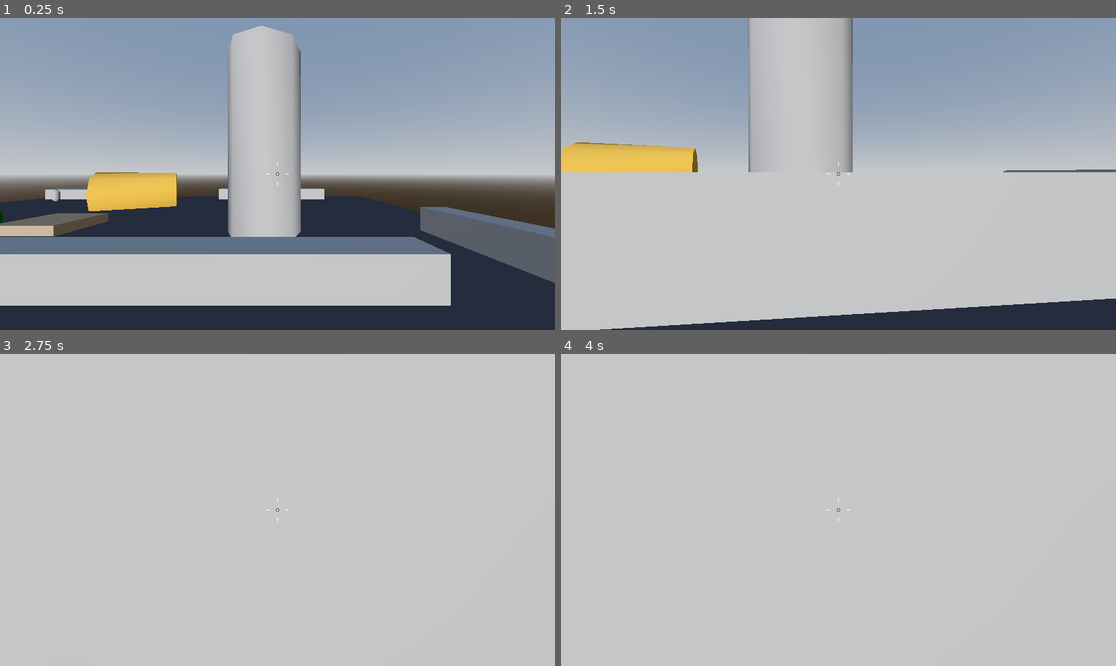
Above: before the commit, frames 1-4 (two rows, left to right).
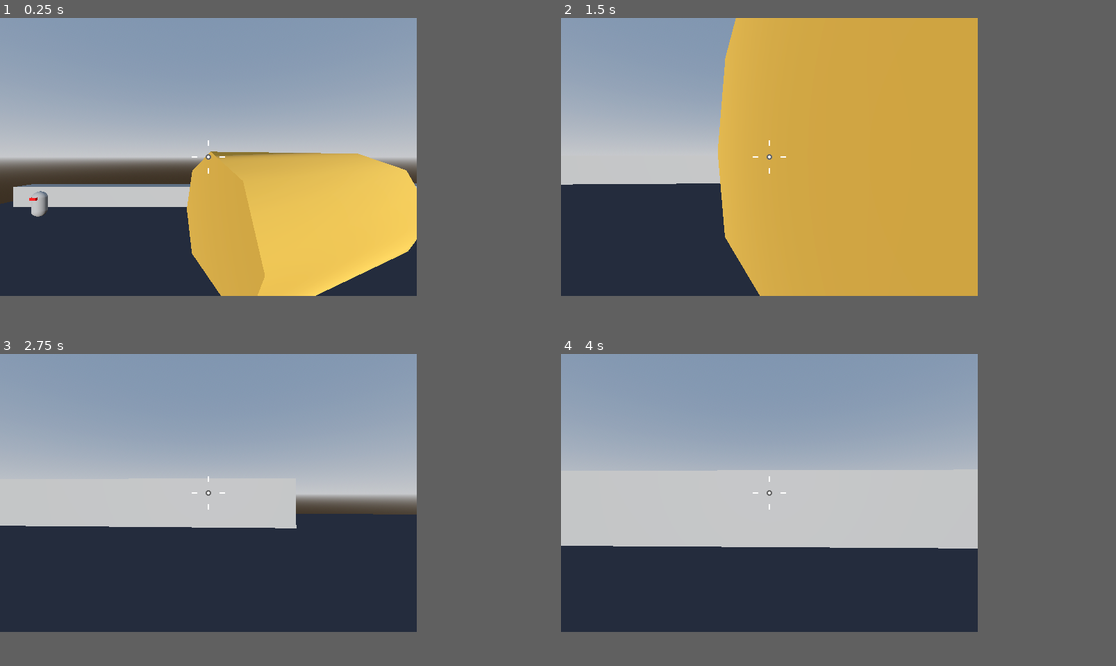
Above: after the commit, the same moments.

Repository: tiagoskaterock/robo-rampage-3d
Game: Godot game, scene res://Levels/Sandbox.tscn
Same seed, same stepped clock (60 frames per second), same inputs: the game is played once before the commit and once after it.
Inputs (mouse positions are in pixels of both pictures, inside the frame that each line leads up to):
- Up to frame 1 (0.25 s): no input
- Up to frame 2 (1.5 s): move the mouse to (832, 180) at 0.52 s; hold Keypad 5 (up) from 0.53 s (still down); tap Keypad 0 (jump) at 0.77 s; move the mouse to (877, 177) at 1.27 s
- Up to frame 3 (2.75 s): keep holding Keypad 5 (up); tap Keypad 0 (jump) at 1.52 s; move the mouse to (233, 506) at 2.02 s
- Up to frame 4 (4 s): move the mouse to (844, 510) at 2.77 s; release Keypad 5 (up) at 2.78 s; hold Keypad 1 (left) 2.78-3.53 s; tap Keypad 0 (jump) at 3.02, 3.77 s; move the mouse to (816, 503) at 3.52 s; hold Keypad 5 (up) from 3.53 s (still down)
In our replay, the window is 799x449 before the commit and 600x400 after it. These sizes can differ from the game's own. Grey fills any space a smaller window leaves; there, only what the larger window draws over its background counts as a difference.

The runs differ from the first frame. In frame 1, 58% of the frame differs, in the area x 0-100%, y 0-93%; in frame 2, 68%, in the area x 0-100%, y 0-100%; in frame 3, 55%; in frame 4, 48%.

Commit message:
76. Enemy Attacks

Diff:
--- a/Enemy/enemy.gd
+++ b/Enemy/enemy.gd
@@ -10,6 +10,7 @@
 var player
 var provoked := false
 var aggro_range := 12.0
+@export var attack_range := 1.5
 
 func _ready():
 	player = get_tree().get_first_node_in_group("player")
@@ -31,10 +32,14 @@
 
 	var distance = global_position.distance_to(player.global_position)
 
-	if(distance <= aggro_range):
+	if distance <= aggro_range:
 		provoked = true
 
+	if provoked and distance < attack_range:
+		attack()
+
 	if direction:
+		look_at_target(direction)
 		velocity.x = direction.x * SPEED
 		velocity.z = direction.z * SPEED
 	else:
@@ -42,3 +47,13 @@
 		velocity.z = move_toward(velocity.z, 0, SPEED)
 
 	move_and_slide()
+
+
+func look_at_target(direction: Vector3) -> void:
+	var ajusted_direction = direction
+	ajusted_direction.y = 0
+	look_at(global_position + ajusted_direction, Vector3.UP, true)
+
+
+func attack():
+	print('attack')
--- a/Enemy/enemy.tscn
+++ b/Enemy/enemy.tscn
@@ -1,10 +1,16 @@
-[gd_scene load_steps=4 format=3 uid="uid://dfqplfjus60wo"]
+[gd_scene load_steps=6 format=3 uid="uid://dfqplfjus60wo"]
 
 [ext_resource type="Script" path="res://Enemy/enemy.gd" id="1_laue8"]
 
 [sub_resource type="CapsuleMesh" id="CapsuleMesh_6fnj5"]
 
 [sub_resource type="CapsuleShape3D" id="CapsuleShape3D_ep5en"]
+
+[sub_resource type="StandardMaterial3D" id="StandardMaterial3D_5ml5d"]
+albedo_color = Color(1, 0, 0, 1)
+
+[sub_resource type="BoxMesh" id="BoxMesh_2ilac"]
+size = Vector3(0.5, 0.2, 0.2)
 
 [node name="Enemy" type="CharacterBody3D"]
 script = ExtResource("1_laue8")
@@ -18,3 +24,8 @@
 [node name="NavigationAgent3D" type="NavigationAgent3D" parent="."]
 debug_enabled = true
 debug_path_custom_color = Color(0.414641, 0.146051, 0.116139, 1)
+
+[node name="Visor" type="MeshInstance3D" parent="."]
+transform = Transform3D(1, 0, 0, 0, 1, 0, 0, 0, 1, 0, 0.5, 0.5)
+material_override = SubResource("StandardMaterial3D_5ml5d")
+mesh = SubResource("BoxMesh_2ilac")
--- a/Levels/Sandbox.tscn
+++ b/Levels/Sandbox.tscn
@@ -44,7 +44,7 @@
 [node name="DirectionalLight3D" type="DirectionalLight3D" parent="."]
 
 [node name="Player" parent="." instance=ExtResource("1_t3iey")]
-transform = Transform3D(1, 0, 0, 0, 1, 0, 0, 0, 1, 14.1903, 6.27848, 11.2537)
+transform = Transform3D(1, 0, 0, 0, 1, 0, 0, 0, 1, -10.8561, 6.27848, -9.64767)
 
 [node name="CenterContainer" type="CenterContainer" parent="."]
 anchors_preset = 15
@@ -193,3 +193,4 @@
 
 [node name="Enemy" parent="." instance=ExtResource("6_ojd6m")]
 transform = Transform3D(1, 0, 0, 0, 1, 0, 0, 0, 1, -24.4661, 2.61908, -24.2504)
+attack_range = 1.5
--- a/project.godot
+++ b/project.godot
@@ -14,6 +14,11 @@
 run/main_scene="res://Levels/Sandbox.tscn"
 config/features=PackedStringArray("4.2", "Forward Plus")
 config/icon="res://icon.svg"
+
+[display]
+
+window/size/viewport_width=600
+window/size/viewport_height=400
 
 [input]
 
